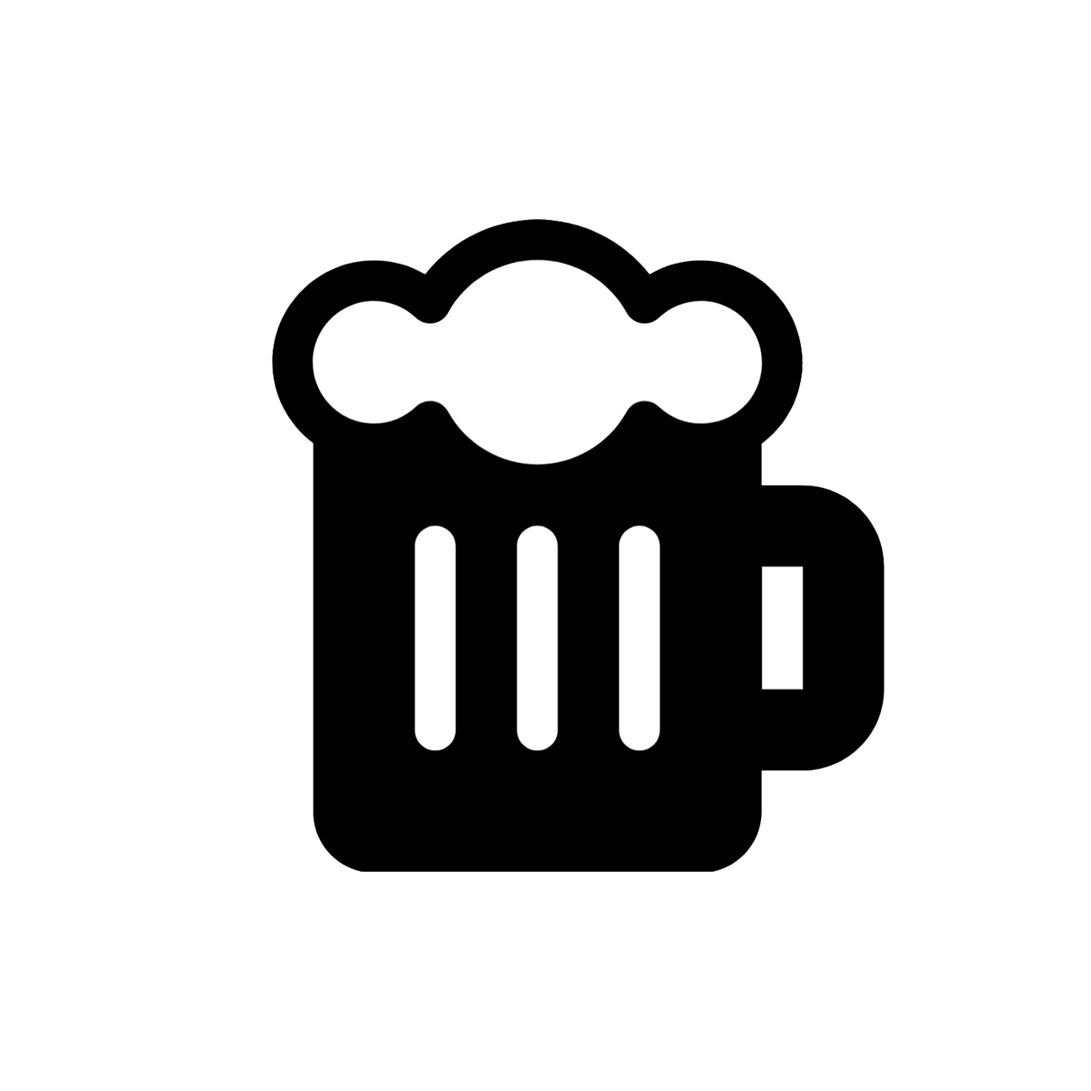
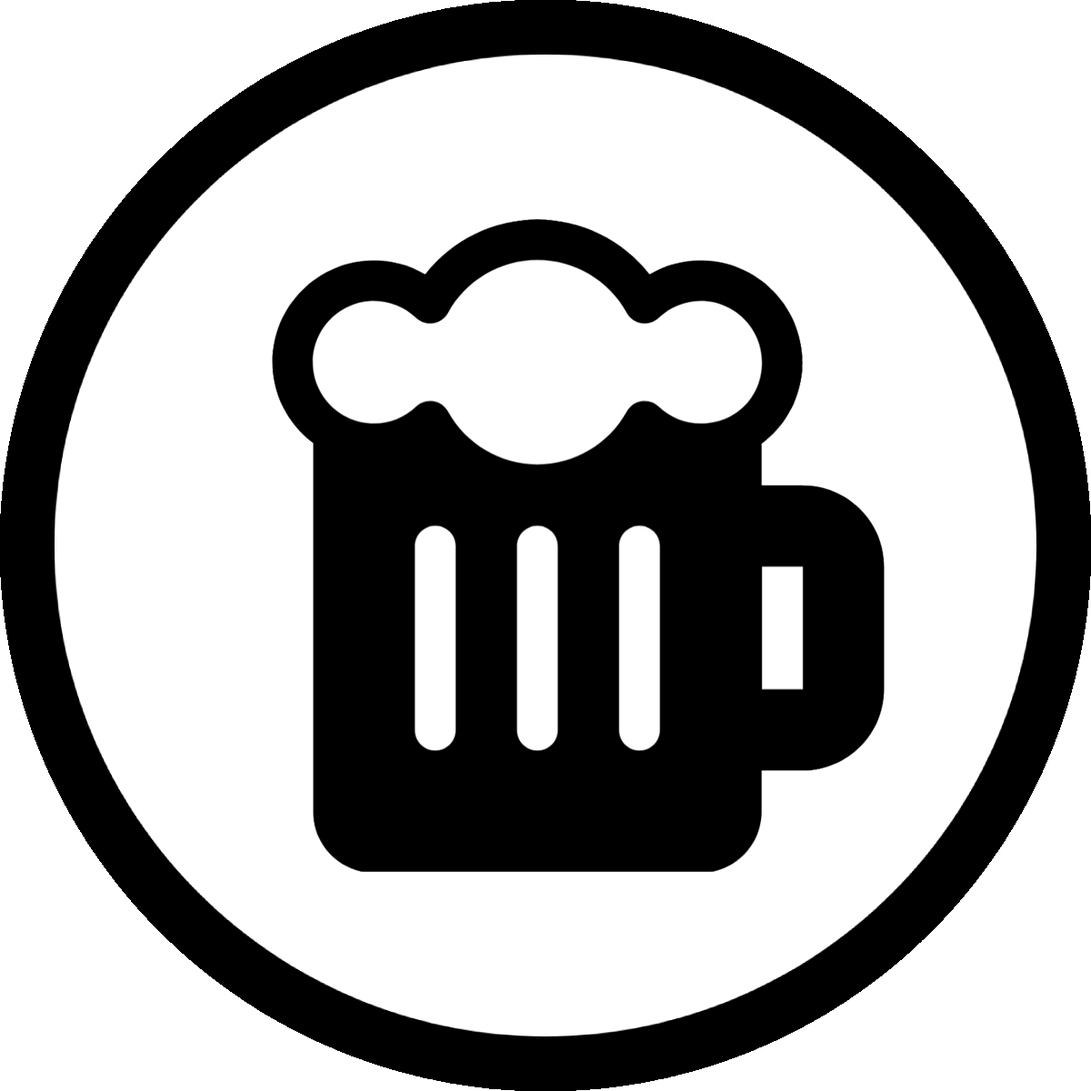
Layered file, before and after one edit (1091 x 1091). Changes by layer:
added layer "Elipse 1 copy" above "Elipse 1" over [54, 54, 1037, 1037]
painted on "Elipse 1", unmasked it over [0, 0, 1091, 1091]
